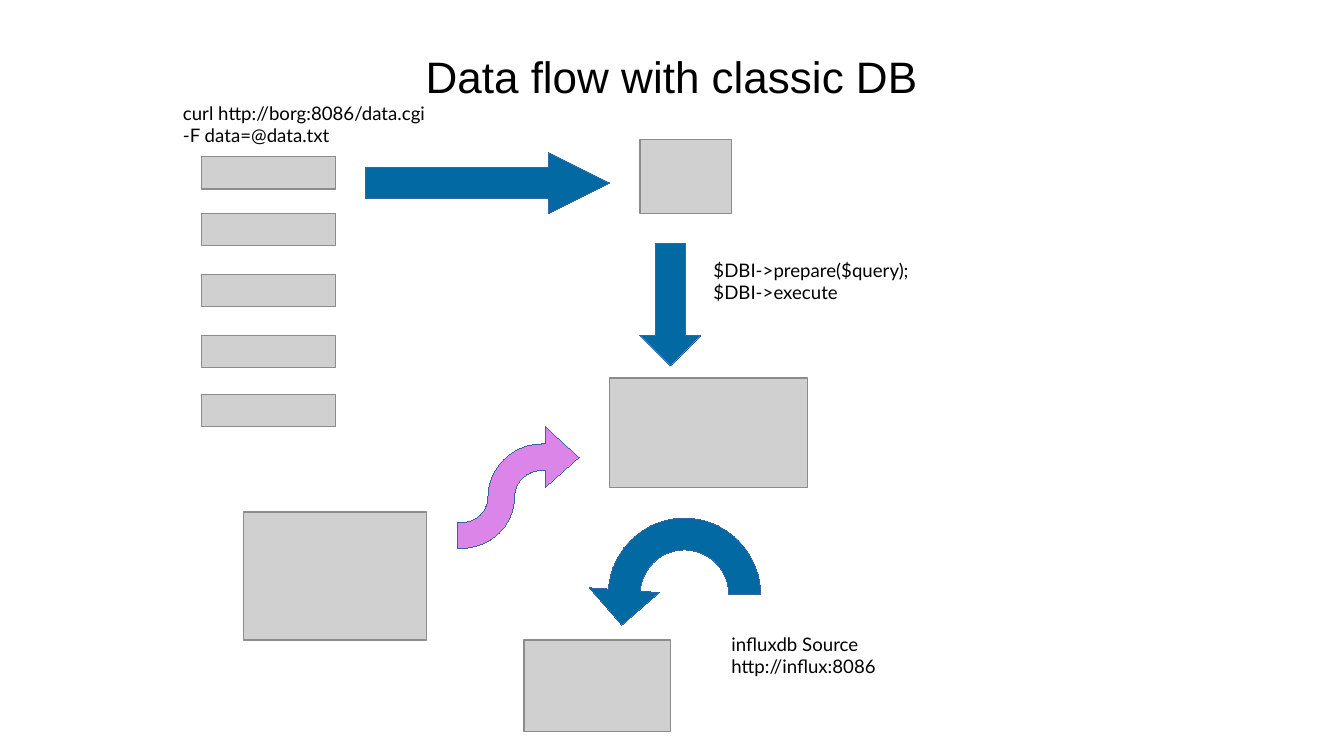
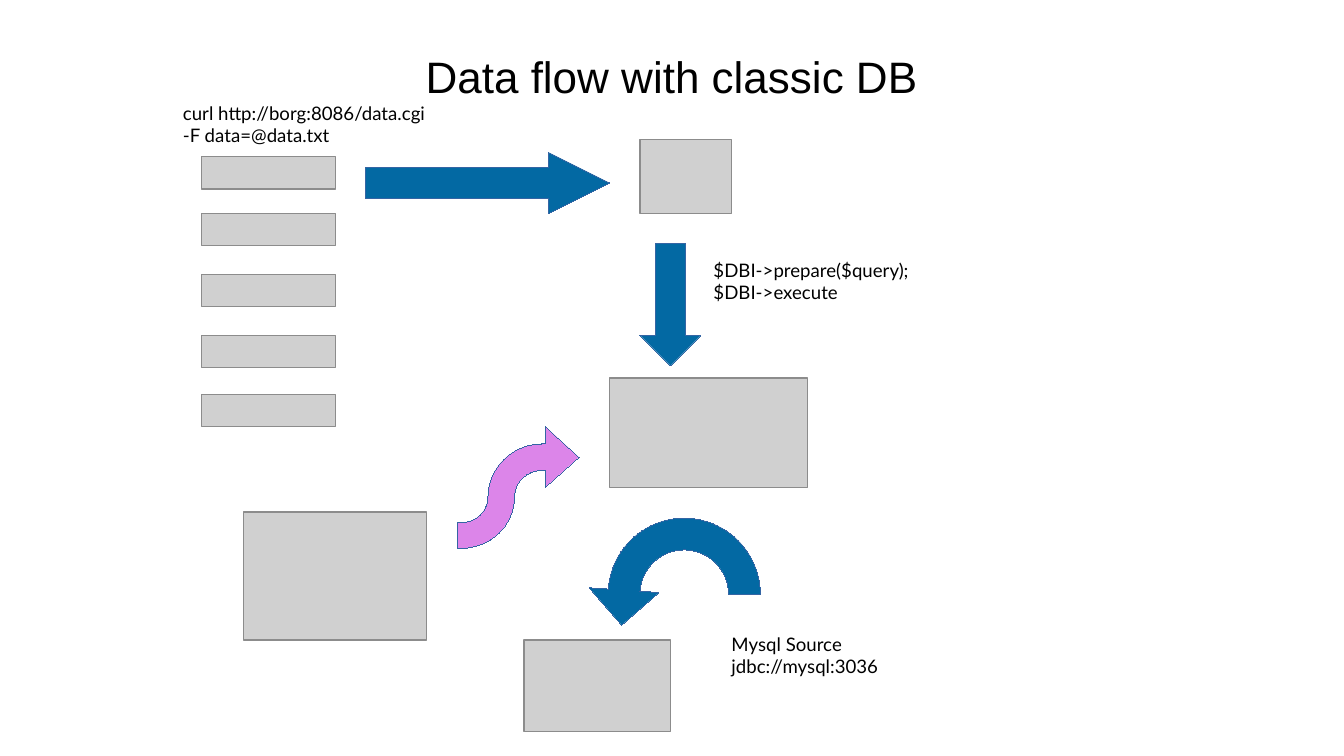
Before and after one commit to sergueik/springboot_study, a slide deck: slide 2 of basic-influxdb/data flow.odp. Drawn at 1344x756 pixels with LibreOffice and Linux fonts; fonts in the diff are those of the drawing; grey boxes stand for pictures. Boxes give left, top, right and bottom in pixels: in the first picture for what was removed or moved away, otherwise in the second. Text is boxed around its words. In the diff, an @@ line names an element or a change of style, - is before the commit and + after.

```diff
--- a/basic-influxdb/data flow.odp
+++ b/basic-influxdb/data flow.odp
@@ freeform shape at bbox=[609, 518, 761, 671]: outline redrawn @@
@@ text at bbox=[731, 637, 878, 677]: text changed @@
-influxdb Source
-http://influx:8086
+Mysql Source
+jdbc://mysql:3036
```
Also in this commit, not shown: 4 other slides changed, 2 other files.
